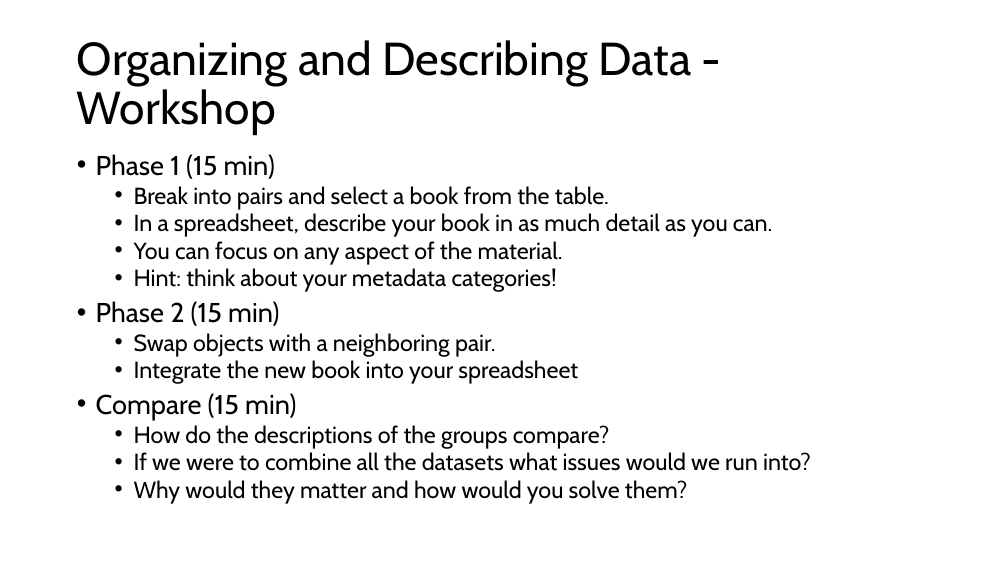
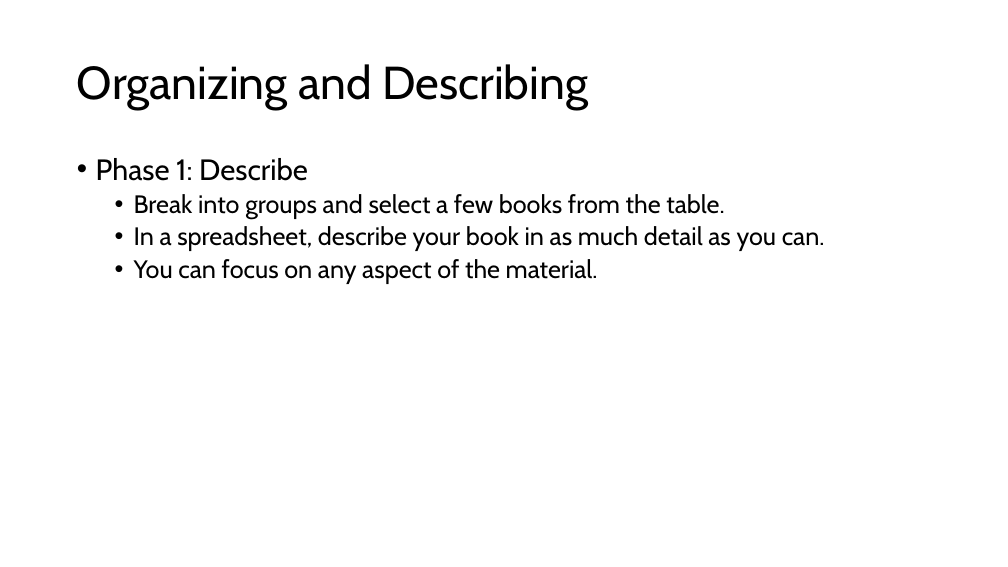
Before and after one commit to walshbr/data-for-the-rest-of-us, a slide deck: slide 8 of resources/week-3/description.pptx. Drawn at 1008x567 pixels with LibreOffice and Linux fonts; fonts in the diff are those of the drawing. Boxes give left, top, right and bottom in pixels: in the first picture for what was removed or moved away, otherwise in the second. Text is boxed around its words. In the diff, an @@ line names an element or a change of style, - is before the commit and + after.

```diff
--- a/resources/week-3/description.pptx
+++ b/resources/week-3/description.pptx
@@ title at box(77, 64, 588, 110): text changed @@
-Organizing and Describing Data - Workshop
+Organizing and Describing
@@ text at box(96, 158, 724, 219): text changed; size 22.2 to 24 pt @@
-• Phase 1 (15 min)
-  • Break into pairs and select a book from the table.
+• Phase 1: Describe
+  • Break into groups and select a few books from the table.
@@ text at box(134, 226, 825, 284): size 22.2 to 24 pt in "In a spreadsheet, describe your book in ...", "You can focus on any aspect of ..."; line spacing 0.8 to 0.9 @@
@@ text at box(96, 268, 811, 504): paragraphs removed @@
-  • Hint: think about your metadata categories!
-• Phase 2 (15 min)
-  • Swap objects with a neighboring pair.
-  • Integrate the new book into your spreadsheet
-• Compare (15 min)
-  • How do the descriptions of the groups compare?
-  • If we were to combine all the datasets what issues would we run into?
-  • Why would they matter and how would you solve them?
```
Also in this commit, not shown: 5 slides added, 1 other file.
